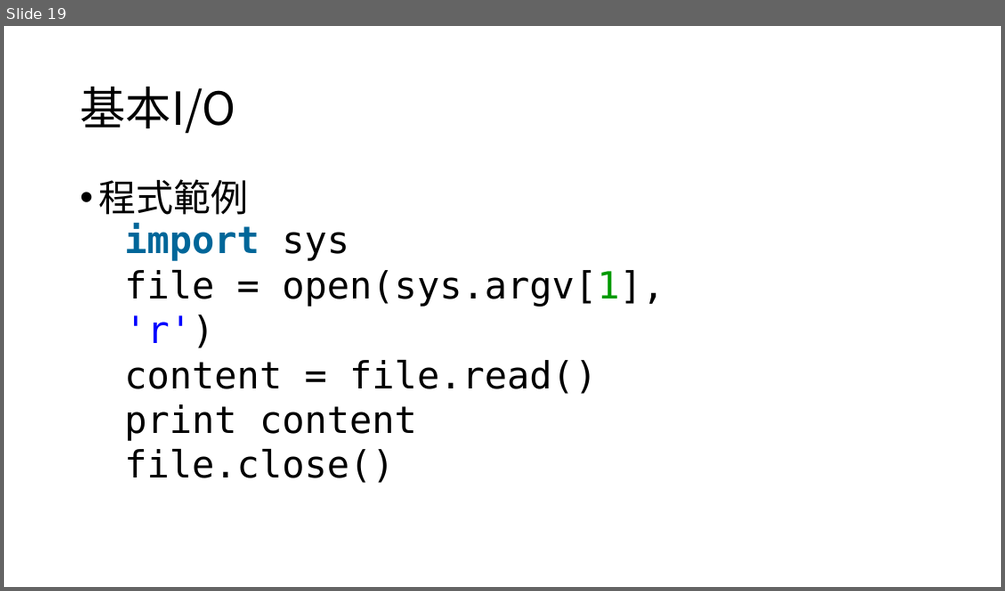
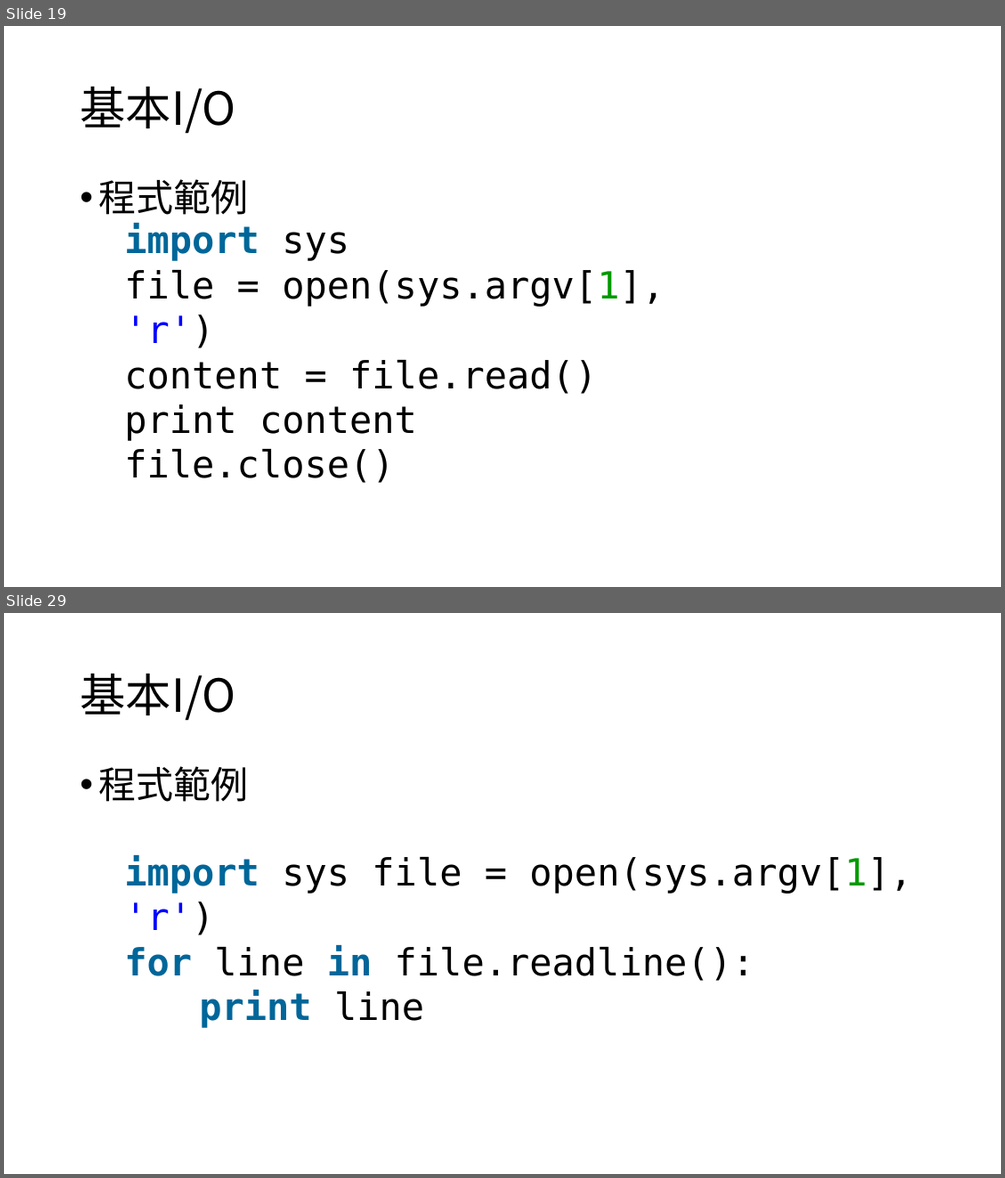
Before and after one commit to timmy61109/Python-Tutorial, a slide deck: Python程式設計入門指南.pptx. Shown one above the other, each under a label of ours: slide 19 before the commit, slides 19 and 29 after it; the slides between them are not shown. The pictures are 1005x591 and 1005x1178 pixels, drawn with LibreOffice and Linux fonts; fonts in the diff are those of the drawing. Boxes give left, top, right and bottom in pixels: in the first picture for what was removed or moved away, otherwise in the second. Text is boxed around its words. In the diff, an @@ line names an element or a change of style, - is before the commit and + after.

```diff
--- a/Python程式設計入門指南.pptx
+++ b/Python程式設計入門指南.pptx
@@ slide 29 added at (4, 613, 1001, 1174), background #FFFFFF @@
@@ title added at (80, 674, 235, 721), 44 pt, text #000000 @@
+基本I/O
@@ text added at (98, 766, 248, 802), 36 pt, text #000000 @@
+• 程式範例
@@ text added at (124, 855, 912, 1028), 36 pt, text #000000 @@
+import sys file = open(sys.argv[1], 'r')
+for line in file.readline():
+print line
```
Also in this commit, not shown: 7 slides changed, 54 other slides added, 1 slide removed.
